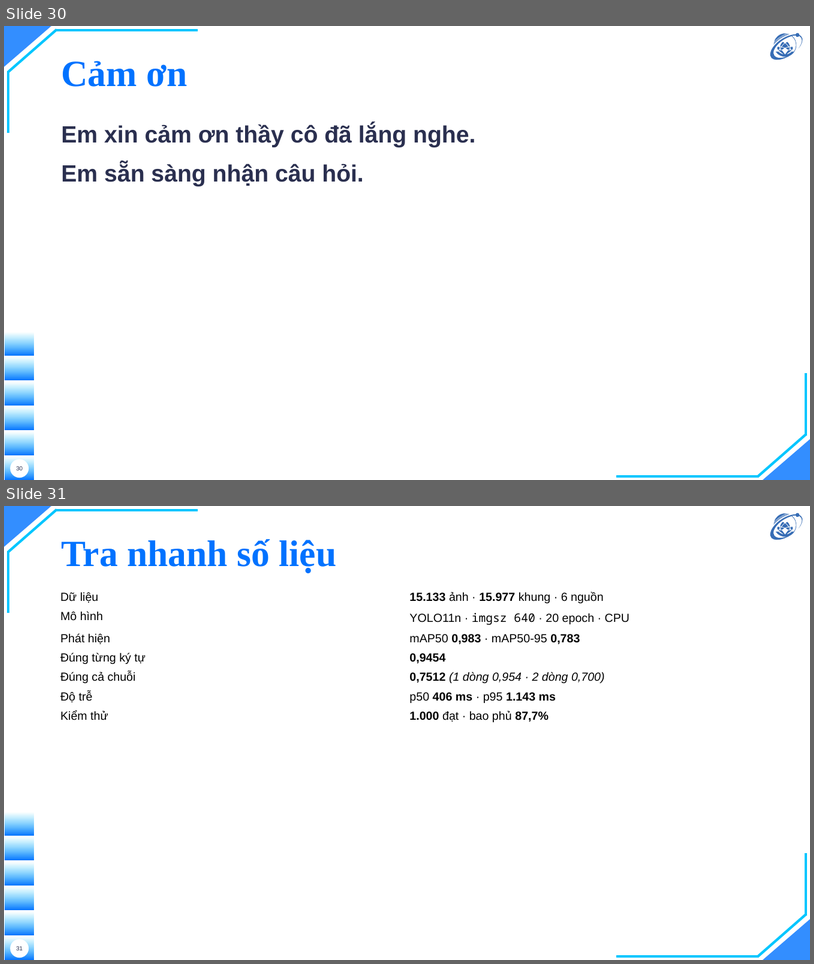
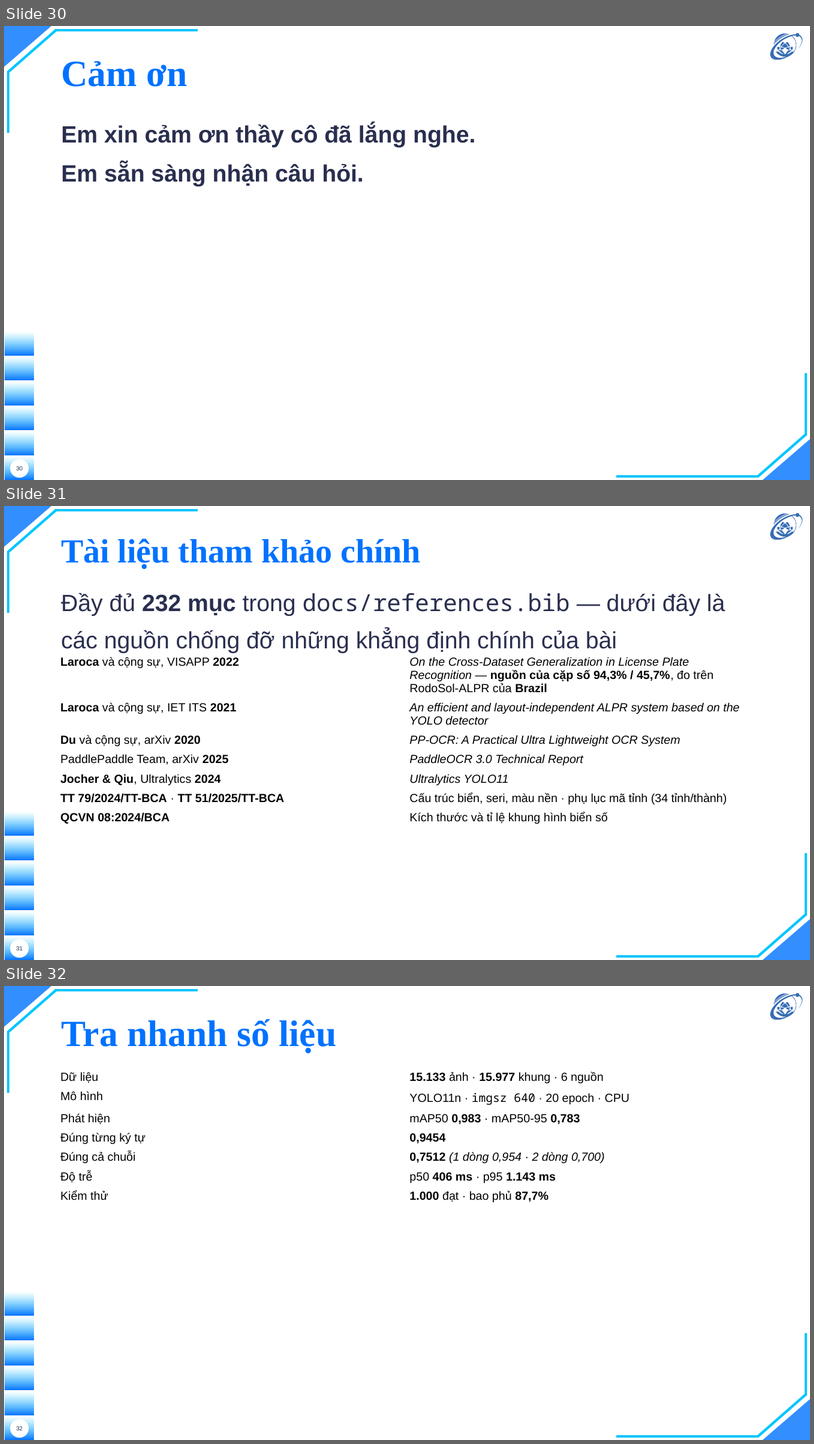
Before and after one commit to hieunguyen2604/alpr-do-an-mon-hoc, a slide deck: docs/slides/slides.pptx. Shown one above the other, each under a label of ours: slides 30 and 31 before the commit, slides 30, 31 and 32 after it. The pictures are 814x964 and 814x1444 pixels, drawn with LibreOffice and Linux fonts; fonts in the diff are those of the drawing; background and template pictures are left out. Boxes give left, top, right and bottom in pixels: in the first picture for what was removed or moved away, otherwise in the second. Text is boxed around its words. In the diff, an @@ line names an element or a change of style, - is before the commit and + after.

```diff
--- a/docs/slides/slides.pptx
+++ b/docs/slides/slides.pptx
@@ slide 31 added at (4,506,810,960), background picture (left out); not listed: 16 template elements that a slide beside it also shows @@
@@ title added at (61,538,421,569), 40 pt, text #0072FF, bold @@
+Tài liệu tham khảo chính
@@ text added at (61,593,726,653), 28 pt, text #2A2F4F @@
+Đầy đủ 232 mục trong docs/references.bib — dưới đây là các nguồn chống đỡ những khẳng định chính của bài
@@ table added at (54,652,753,915), 7 rows, 2 columns @@
+Laroca và cộng sự, VISAPP 2022 | On the Cross-Dataset Generalization in License Plate Recognition — nguồn của cặp số 94,3% / 45,7%, đo trên RodoSol-ALPR của Brazil
+Laroca và cộng sự, IET ITS 2021 | An efficient and layout-independent ALPR system based on the YOLO detector
+Du và cộng sự, arXiv 2020 | PP-OCR: A Practical Ultra Lightweight OCR System
+PaddlePaddle Team, arXiv 2025 | PaddleOCR 3.0 Technical Report
+Jocher & Qiu, Ultralytics 2024 | Ultralytics YOLO11
+TT 79/2024/TT-BCA · TT 51/2025/TT-BCA | Cấu trúc biển, seri, màu nền · phụ lục mã tỉnh (34 tỉnh/thành)
+QCVN 08:2024/BCA | Kích thước và tỉ lệ khung hình biển số
@@ page number added at (16,946,23,950), 7 pt, text #2A2F4F @@
+31
@@ what was slide 31 is now slide 32 @@
@@ page number at (16,1426,23,1430): text changed @@
-31
+32
```
Also in this commit, not shown: 6 other files.
